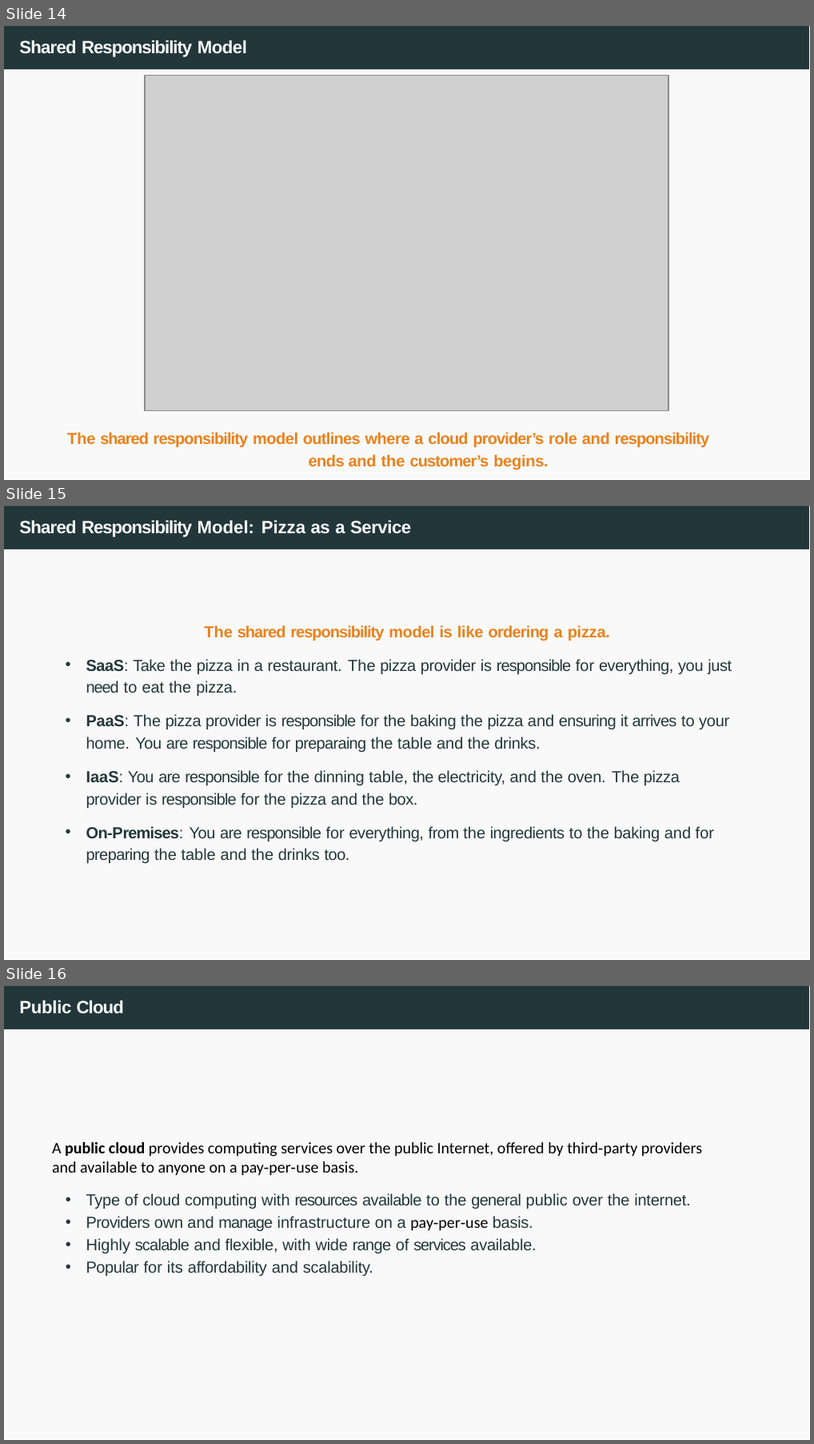
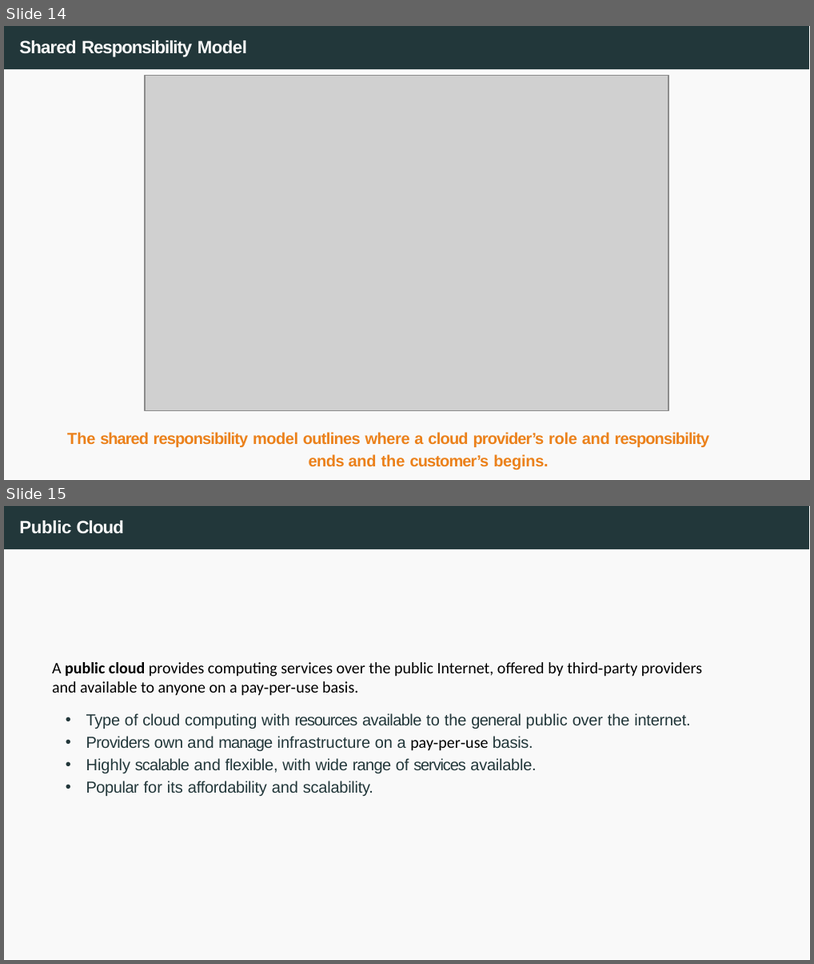
Before and after one commit to joanpaucm/HPDCB, a slide deck: src/slides/Session 1 and 2 - Introduction to Cloud Computing + Github Pages-2026.pptx. Shown one above the other, each under a label of ours: slides 14, 15 and 16 before the commit, slides 14 and 15 after it. The pictures are 814x1444 and 814x964 pixels, drawn with LibreOffice and Linux fonts; fonts in the diff are those of the drawing; grey boxes stand for pictures. Boxes give left, top, right and bottom in pixels: in the first picture for what was removed or moved away, otherwise in the second. Text is boxed around its words. In the diff, an @@ line names an element or a change of style, - is before the commit and + after.

```diff
--- a/src/slides/Session 1 and 2 - Introduction to Cloud Computing + Github Pages-2026.pptx
+++ b/src/slides/Session 1 and 2 - Introduction to Cloud Computing + Github Pages-2026.pptx
@@ slide 15 removed at [4, 506, 810, 960], background #FFFFFF; not listed: 2 template elements that a slide beside it also shows @@
@@ title removed at [19, 520, 411, 537] @@
-Shared Responsibility Model: Pizza as a Service
@@ text removed at [86, 625, 732, 863] @@
-The shared responsibility model is like ordering a pizza.
-• SaaS: Take the pizza in a restaurant. The pizza provider is responsible for everything, you just need to eat the pizza.
-• PaaS: The pizza provider is responsible for the baking the pizza and ensuring it arrives to your home. You are responsible for preparaing the table and the drinks.
-• IaaS: You are responsible for the dinning table, the electricity, and the oven. The pizza provider is responsible for the pizza and the box.
-• On-Premises: You are responsible for everything, from the ingredients to the baking and for preparing the table and the drinks too.
@@ what was slide 16 is now slide 15 @@
```
Also in this commit, not shown: 1 slide changed, 3 other files.
